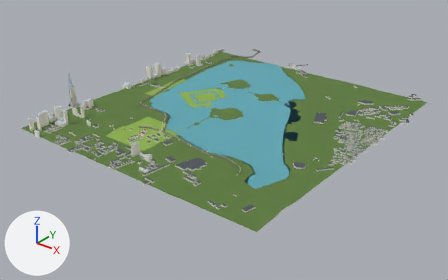
The glTF model public/scenes/north/static.glb as it was, and as the next commit left it.
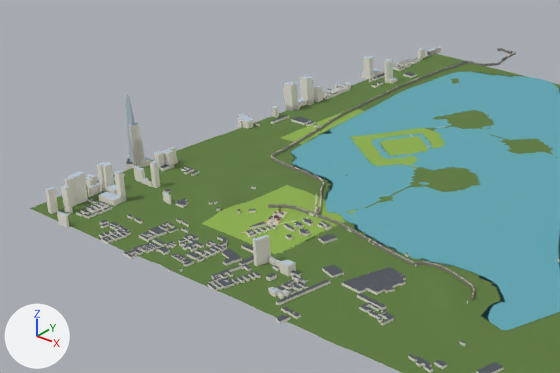
Each version is shown whole from a camera (50 mm lens) standing at (4479.0, -4216.0, 2861.0) and looking at (448.0, 824.0, -263.0), then close up on the part from 1% to 63% of the width and 9% to 75% of the height. Arrows for +X, +Y and +Z are at lower left; the lights stay in place. The older version's two pictures come first. Where no turn or scale is listed for an object, it has been applied to the vertices. Vertices at exactly the same position are counted once.

Names of what the first close-up shows: 'City', 'Ground', 'Temple', 'Walls', 'Water'.
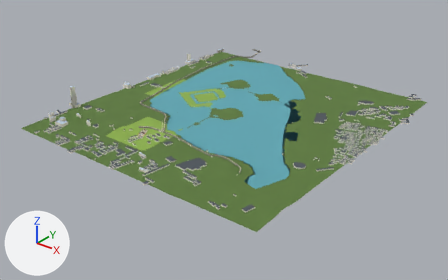
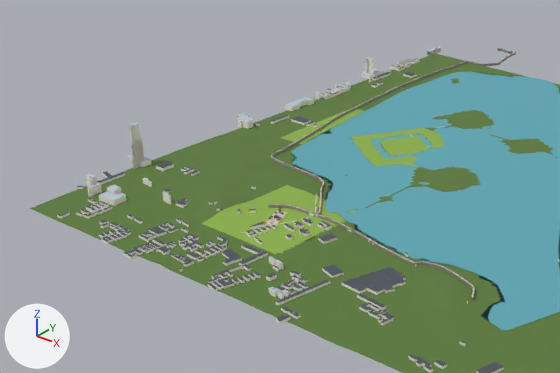
Where the newer file only moved an object's origin or applied its transform, the numbers keep the older frame.

Location of each change, (x1, y1, x2, y2) in pixels of the close-ups (560 x 373 px):
'City', reshaped
    before: (45, 46, 560, 373)
    after: (57, 46, 560, 373)
part 1 of me_streets, deleted
    before: (45, 48, 425, 266)
part 2 of me_streets, cut back
    before: (126, 123, 390, 325)
    after: (107, 126, 394, 322)
part 3 of me_streets, cut back
    before: (314, 56, 374, 102)

The edits, one by one:
me_streets is used by ob_city; location (462.0, 1088.0, 230.0).
me_streets had 8654 vertices, 13212 faces and spanned x -1694.0..1694.0, y -1906.0..1906.0, z -234.0..234.0.
me_streets now has 7941 vertices, 11897 faces and spans x -1694.0..1694.0, y -1906.0..1906.0, z -234.0..42.0.
me_streets part 1: 27 loose pieces with 511 vertices, spanning x -1624.0..-127.0, y -1884.0..1522.0, z -233.0..234.0, are deleted.
me_streets part 2: 6 vertices moved within x -1586.0..1431.0, y -1147.0..908.0, z -226.0..42.0; 189 vertices removed from x -1694.0..1506.0, y -1774.0..1645.0, z -232.0..42.0; 61 vertices added at x -1630.0..1572.0, y -1774.0..1645.0, z -231.0..42.0.
me_streets part 3: 3 vertices moved within x -375.0..-230.0, y 1637.0..1731.0, z -228.0..-196.0; 100 vertices removed from x -1638.0..-209.0, y 345.0..1772.0, z -232.0..-77.0; 26 vertices added at x -1544.0..-209.0, y 493.0..1772.0, z -230.0..-195.0.
